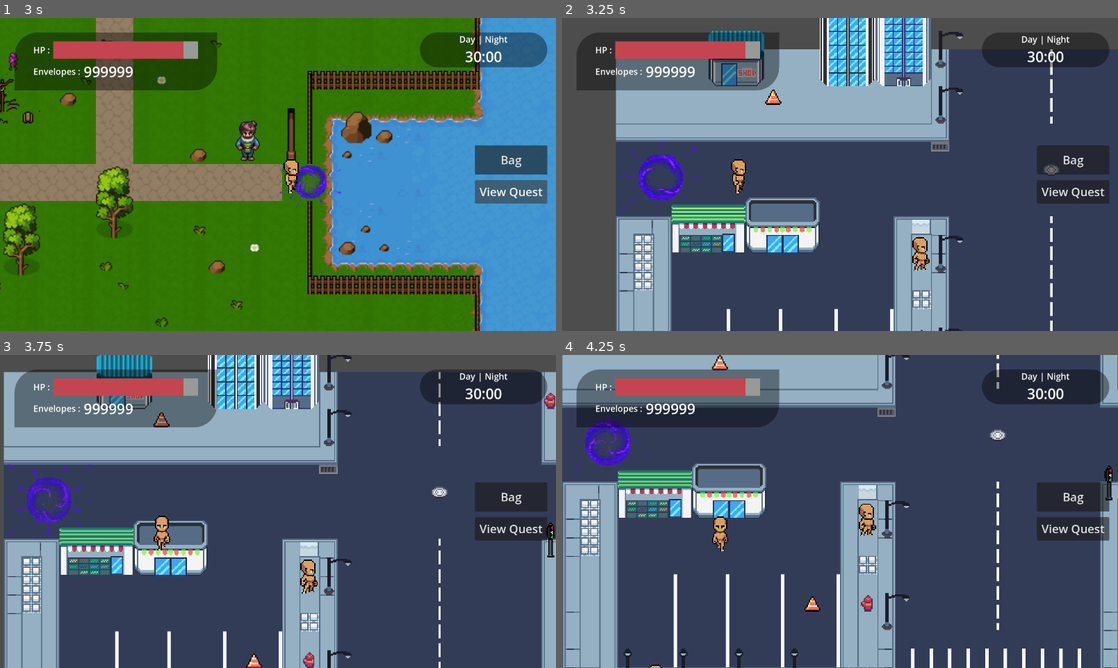
Above: before the commit, frames 1-4 (two rows, left to right).
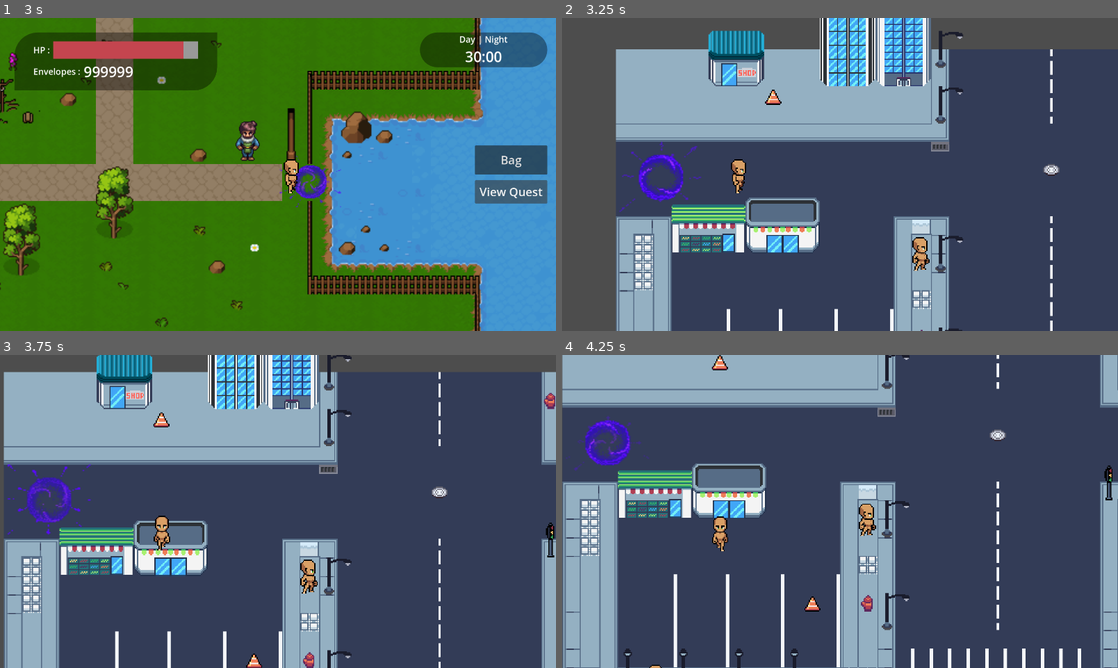
Above: after the commit, the same moments.

Repository: hoaxnt/envelhope-beta
Game: Godot game, scene res://Scenes/utils/main_menu.tscn
Two runs of this game, one before a commit and one after it. Both use one fixed random seed, a clock stepped at 60 frames per second and the inputs below.
Inputs:
- Up to frame 1 (3 s): click "Continue" at 0.5 s; click "Bag" at 1.25 s; click "View Quest" at 2 s; hold Right (ui_right) from 2.78 s (still down); hold E (interact) from 2.78 s (still down)
- Up to frame 2 (3.25 s): keep holding Right (ui_right); keep holding E (interact)
- Up to frame 3 (3.75 s): release Right (ui_right) at 3.53 s; release E (interact) at 3.53 s; hold Down (ui_down) from 3.53 s (still down); tap Shift at 3.6 s
- Up to frame 4 (4.25 s): keep holding Down (ui_down)

Frame 1 is identical in both runs. In frame 2, 11% of the frame differs, in the area x 2-99%, y 4-60%; in frame 3, 11%; in frame 4, 11%.
Error in both runs: Attempt to call function 'get_child' in base 'null instance' on a null instance. (res://Scripts/characters/npc_plaza/blind_vendor/blind_vendor.gd:13)

Commit message:
feat: added save and load function

Diff:
--- a/Scenes/chapters/chapter_2.tscn
+++ b/Scenes/chapters/chapter_2.tscn
@@ -78,8 +78,6 @@
 "speed": 5.0
 }]
 
-[sub_resource type="StyleBoxTexture" id="StyleBoxTexture_ei26i"]
-
 [node name="Chapter2" type="Node2D"]
 script = ExtResource("1_3ilha")
 
@@ -133,58 +131,7 @@
 sprite_frames = SubResource("SpriteFrames_q4xdi")
 autoplay = "default"
 
-[node name="CanvasLayer" type="CanvasLayer" parent="."]
+[node name="Hud" parent="." instance=ExtResource("11_8exib")]
 visible = false
 
-[node name="UI" type="Control" parent="CanvasLayer"]
-layout_mode = 3
-anchors_preset = 15
-anchor_right = 1.0
-anchor_bottom = 1.0
-grow_horizontal = 2
-grow_vertical = 2
-
-[node name="Panel" type="Panel" parent="CanvasLayer/UI"]
-layout_mode = 1
-anchors_preset = 15
-anchor_right = 1.0
-anchor_bottom = 1.0
-grow_horizontal = 2
-grow_vertical = 2
-theme_override_styles/panel = SubResource("StyleBoxTexture_ei26i")
-
-[node name="Dialog" type="Panel" parent="CanvasLayer/UI"]
-layout_mode = 1
-anchors_preset = 12
-anchor_top = 1.0
-anchor_right = 1.0
-anchor_bottom = 1.0
-offset_top = -180.0
-grow_horizontal = 2
-grow_vertical = 0
-
-[node name="Label" type="Label" parent="CanvasLayer/UI/Dialog"]
-layout_mode = 1
-anchors_preset = 15
-anchor_right = 1.0
-anchor_bottom = 1.0
-grow_horizontal = 2
-grow_vertical = 2
-theme_override_font_sizes/font_size = 60
-text = "Greetings!"
-autowrap_mode = 2
-
-[node name="Panel2" type="Panel" parent="CanvasLayer/UI"]
-layout_mode = 0
-offset_right = 478.0
-offset_bottom = 743.0
-
-[node name="Label" type="Label" parent="CanvasLayer/UI/Panel2"]
-layout_mode = 0
-offset_right = 40.0
-offset_bottom = 23.0
-text = "UP"
-
-[node name="Hud" parent="." instance=ExtResource("11_8exib")]
-
 [connection signal="body_entered" from="Portal" to="Portal" method="_on_body_entered"]
--- a/Scenes/utils/hud.tscn
+++ b/Scenes/utils/hud.tscn
@@ -1,6 +1,6 @@
 [gd_scene load_steps=6 format=3 uid="uid://c1n41auotc7uk"]
 
-[ext_resource type="Script" uid="uid://d0fgwe3nkpfsl" path="res://scripts/utils/hud_elements.gd" id="1_0fbou"]
+[ext_resource type="Script" uid="uid://d0fgwe3nkpfsl" path="res://scripts/utils/hud.gd" id="1_0fbou"]
 
 [sub_resource type="StyleBoxFlat" id="StyleBoxFlat_kniqr"]
 bg_color = Color(0, 0, 0, 0.3882353)
--- a/Scripts/utils/global_state.gd
+++ b/Scripts/utils/global_state.gd
@@ -1,7 +1,55 @@
 extends Node2D
+
+const SAVE_PATH = "user://game_save.json"
+var current_money = 98989898
+var current_hp = 98
 
 var pause_menu_scene = preload("res://scenes/utils/pause_menu.tscn")
 var current_menu_instance = null
+
+func save_game():
+	var save_dict = {
+		"money": current_money,
+		"hp": current_hp
+		}
+	var json_string = JSON.stringify(save_dict, "\t")
+	var file = FileAccess.open(SAVE_PATH, FileAccess.WRITE)
+
+	if file:
+		file.store_string(json_string)
+		print("Game saved successfully!")
+	else:
+			print("Error: Could not open file for saving.")
+
+func load_game():
+	if not FileAccess.file_exists(SAVE_PATH):
+		print("No save file found.")
+		return false
+
+	var file = FileAccess.open(SAVE_PATH, FileAccess.READ)
+	if file:
+		var json_string = file.get_as_text()
+		var parse_result = JSON.parse_string(json_string)
+
+		if parse_result:
+			var save_dict = parse_result
+			current_money = save_dict.get("money", 0)
+			current_hp = save_dict.get("hp", 0)
+
+			# Optionally load the scene
+			var scene_path = save_dict.get("current_scene")
+
+			if scene_path and scene_path != get_tree().current_scene.filename:
+				print("Game loaded successfully!")
+				return true
+			else:
+				print("Error: Could not parse JSON data.")
+				return false
+	else:
+		print("Error: Could not open file for loading.")
+		return false
+
+
 
 func toggle_pause() -> void:
 		if get_tree().paused:
Not shown: 1 places in Scenes/chapters/chapter_2.tscn that only renumber resources
Renamed: Scripts/utils/hud_elements.gd -> Scripts/utils/hud.gd
Renamed: Scripts/utils/hud_elements.gd.uid -> Scripts/utils/hud.gd.uid
